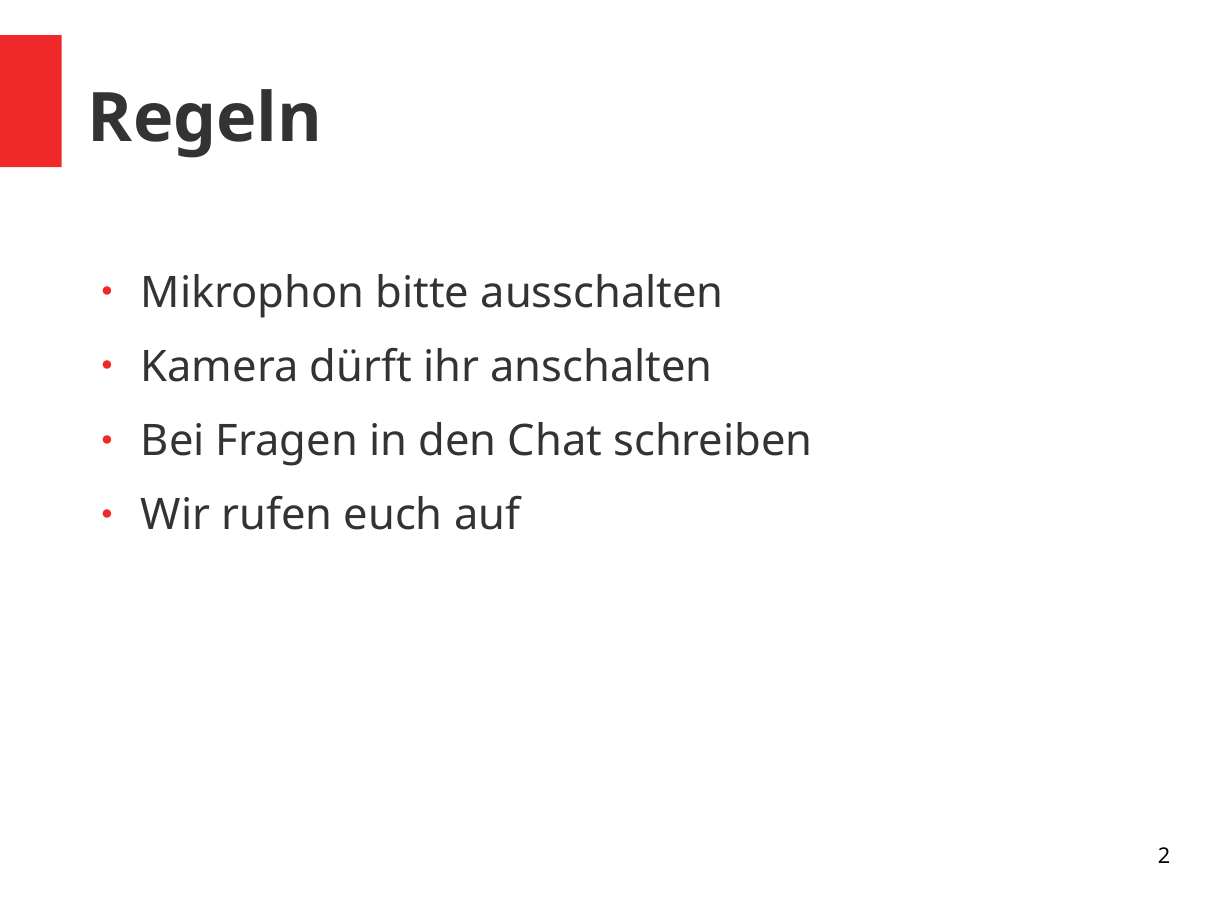
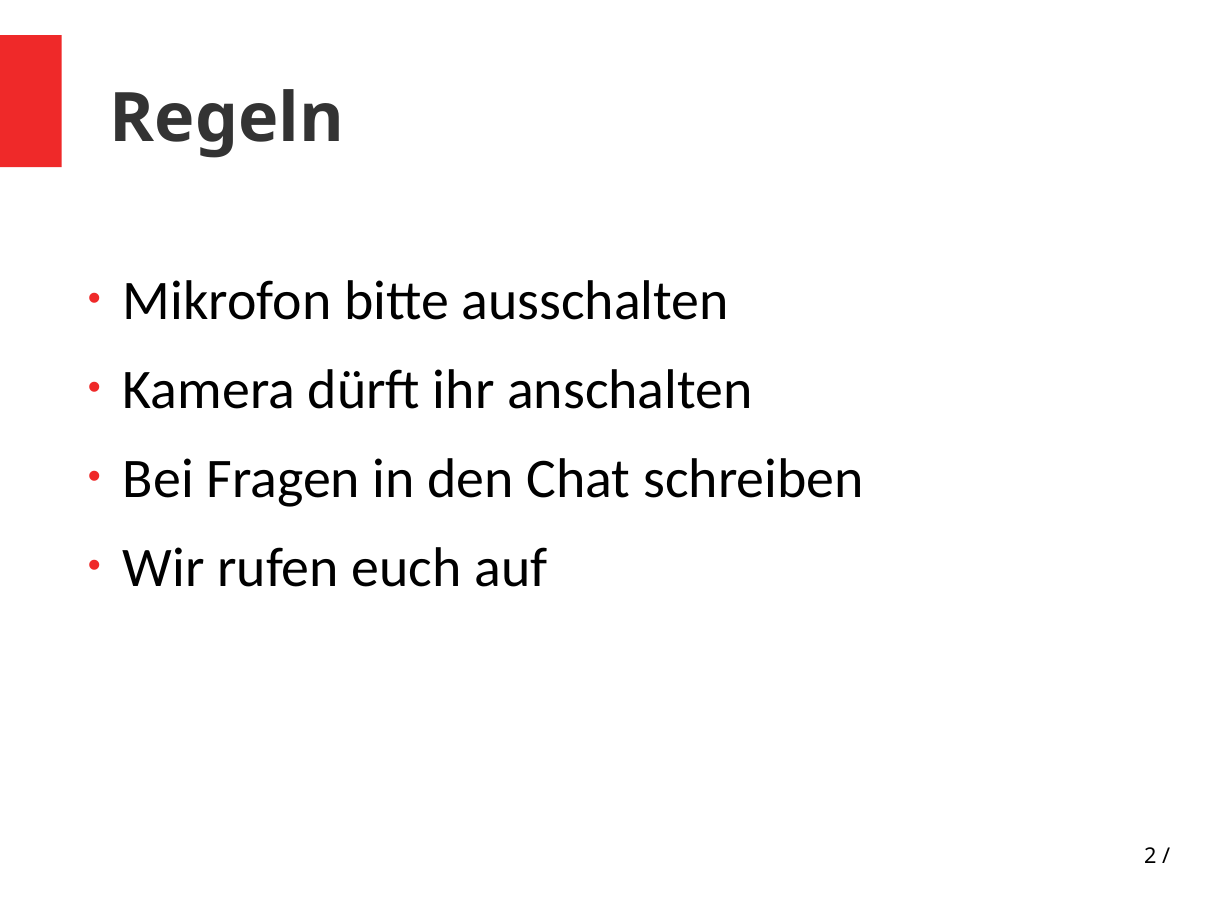
Before and after one commit to vlle1/dokumente-earablesKIT, a slide deck: slide 2 of Abschlusspräsi/Abschlusspräsi.odp. Drawn at 1232x924 pixels with LibreOffice and Linux fonts; fonts in the diff are those of the drawing. Boxes give left, top, right and bottom in pixels: in the first picture for what was removed or moved away, otherwise in the second. Text is boxed around its words. In the diff, an @@ line names an element or a change of style, - is before the commit and + after.

```diff
--- a/Abschlusspräsi/Abschlusspräsi.odp
+++ b/Abschlusspräsi/Abschlusspräsi.odp
@@ title "Regeln" at <box>110,89,345,158</box>: indent changed @@
@@ text at <box>123,280,728,320</box>: text changed; size 28 to 36 pt; font Noto Sans to Calibri; text colour #333333 to #000000 @@
-● Mikrophon bitte ausschalten
+• Mikrofon bitte ausschalten
@@ text at <box>123,369,863,587</box>: size 28 to 36 pt, font Noto Sans to Calibri, text colour #333333 to #000000 in "Kamera dürft ihr anschalten", "Bei Fragen in den Chat schreiben", "Wir rufen euch auf"; bullet ● to • @@
@@ page number at <box>1144,847,1156,863</box>: text changed @@
-2
+2 /
```
Also in this commit, not shown: 16 other slides changed, 5 slides added, 9 slides removed.
